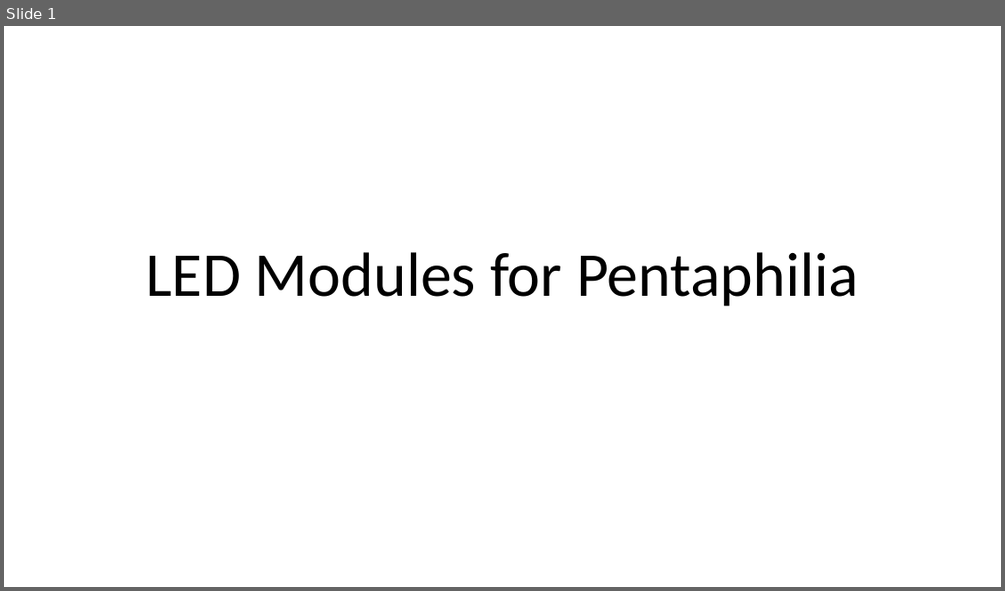
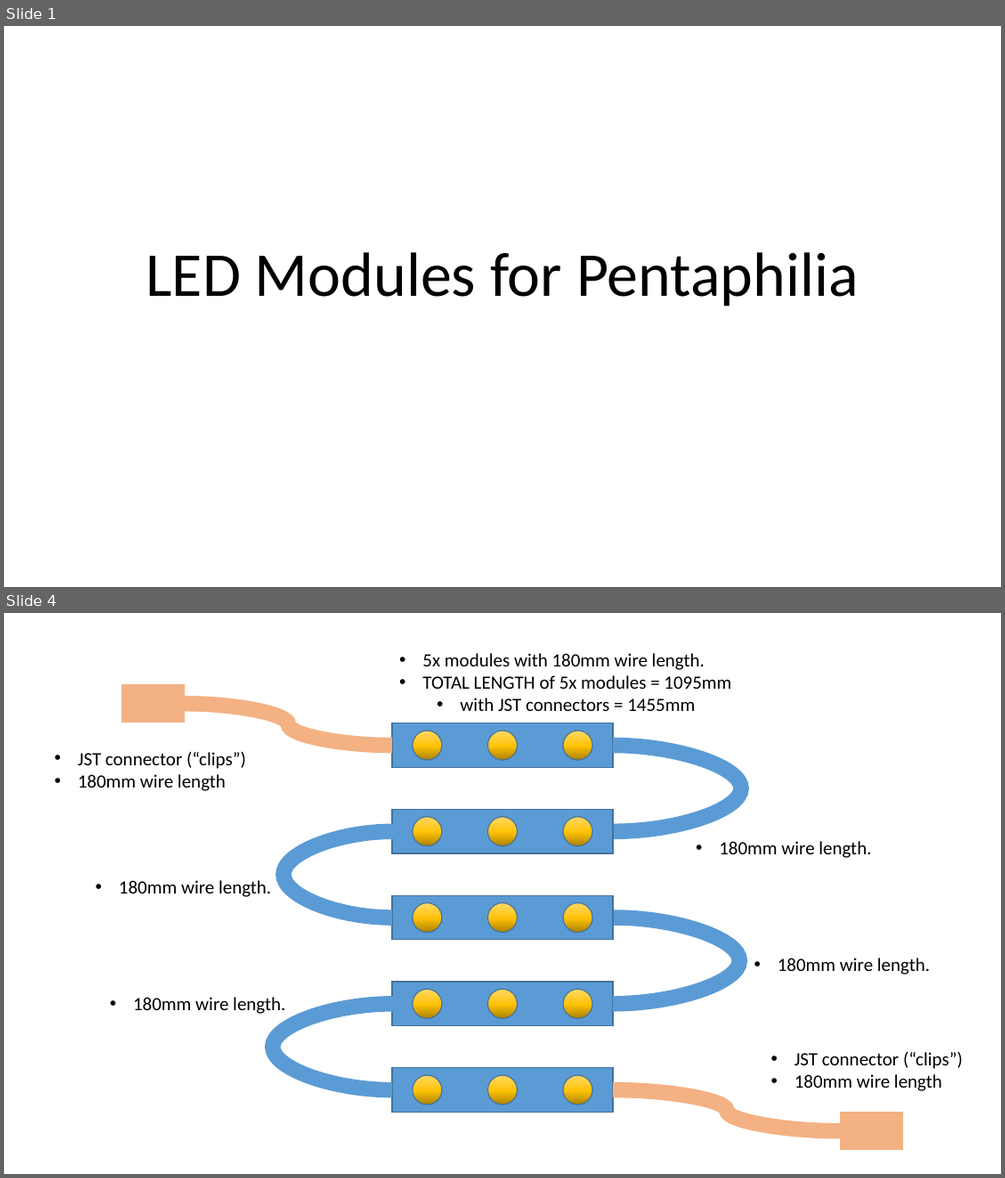
Before and after one commit to the-magister/pentaphilia, a slide deck: LED Modules for Pentaphilia.pptx. Shown one above the other, each under a label of ours: slide 1 before the commit, slides 1 and 4 after it; the slides between them are not shown. The pictures are 1005x591 and 1005x1178 pixels, drawn with LibreOffice and Linux fonts; fonts in the diff are those of the drawing. Boxes give left, top, right and bottom in pixels: in the first picture for what was removed or moved away, otherwise in the second. Text is boxed around its words. In the diff, an @@ line names an element or a change of style, - is before the commit and + after.

```diff
--- a/LED Modules for Pentaphilia.pptx
+++ b/LED Modules for Pentaphilia.pptx
@@ slide 4 added at <box>4,613,1001,1174</box>, background #FFFFFF @@
@@ text added at <box>422,653,731,711</box>, 18 pt, text #000000 @@
+• 5x modules with 180mm wire length.
+• TOTAL LENGTH of 5x modules = 1095mm
+  • with JST connectors = 1455mm
@@ rectangle added at <box>122,685,184,722</box>, fill #F4B183, outline #F4B183 1 pt @@
@@ curved line added from (392, 746) to (184, 704), #F4B183 15 pt @@
@@ group added at <box>392,723,613,767</box>: 3 ellipses, 1 rectangle @@
@@ curved line added from (613, 746) to (615, 831), #5B9BD5 15 pt @@
@@ text added at <box>78,752,246,791</box>, 18 pt, text #000000 @@
+• JST connector (“clips”)
+• 180mm wire length
@@ group added at <box>392,810,613,854</box>: 3 ellipses, 1 rectangle @@
@@ curved line added from (393, 831) to (392, 917), #5B9BD5 15 pt @@
@@ text added at <box>719,841,871,858</box>, 18 pt, text #000000 @@
+• 180mm wire length.
@@ text added at <box>119,880,271,897</box>, 18 pt, text #000000 @@
+• 180mm wire length.
@@ group added at <box>392,896,613,940</box>: 3 ellipses, 1 rectangle @@
@@ curved line added from (613, 1004) to (615, 917), #5B9BD5 15 pt @@
@@ text added at <box>777,957,930,974</box>, 18 pt, text #000000 @@
+• 180mm wire length.
@@ text added at <box>133,997,285,1013</box>, 18 pt, text #000000 @@
+• 180mm wire length.
@@ curved line added from (393, 1004) to (392, 1090), #5B9BD5 15 pt @@
@@ group added at <box>392,981,613,1026</box>: 3 ellipses, 1 rectangle @@
@@ text added at <box>794,1052,963,1091</box>, 18 pt, text #000000 @@
+• JST connector (“clips”)
+• 180mm wire length
@@ group added at <box>392,1068,613,1111</box>: 3 ellipses, 1 rectangle @@
@@ curved line added from (613, 1090) to (841, 1131), #F4B183 15 pt @@
@@ rectangle added at <box>841,1112,903,1149</box>, fill #F4B183, outline #F4B183 1 pt @@
```
Also in this commit, not shown: 4 other slides added, 7 slides removed, 3 other files.
